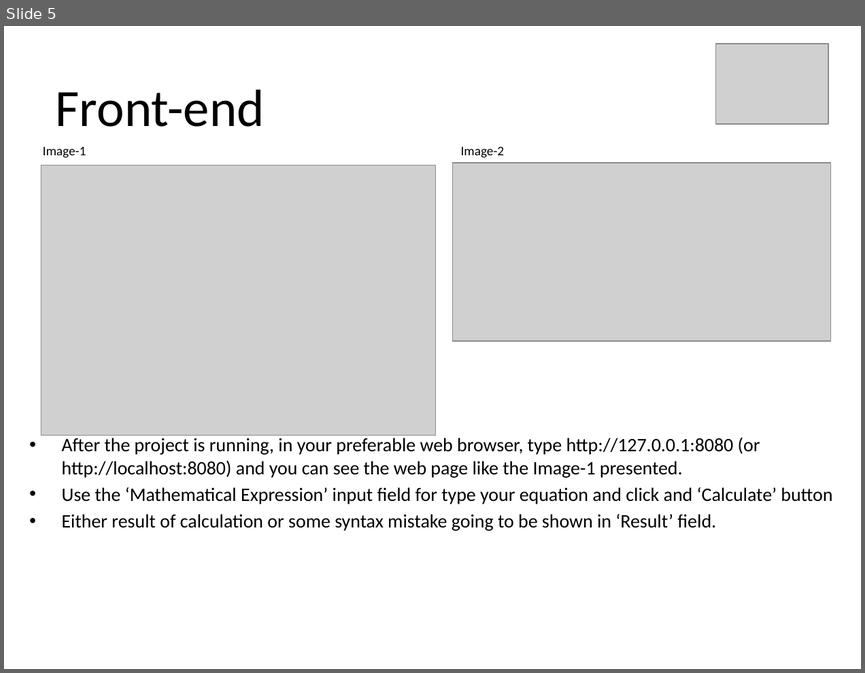
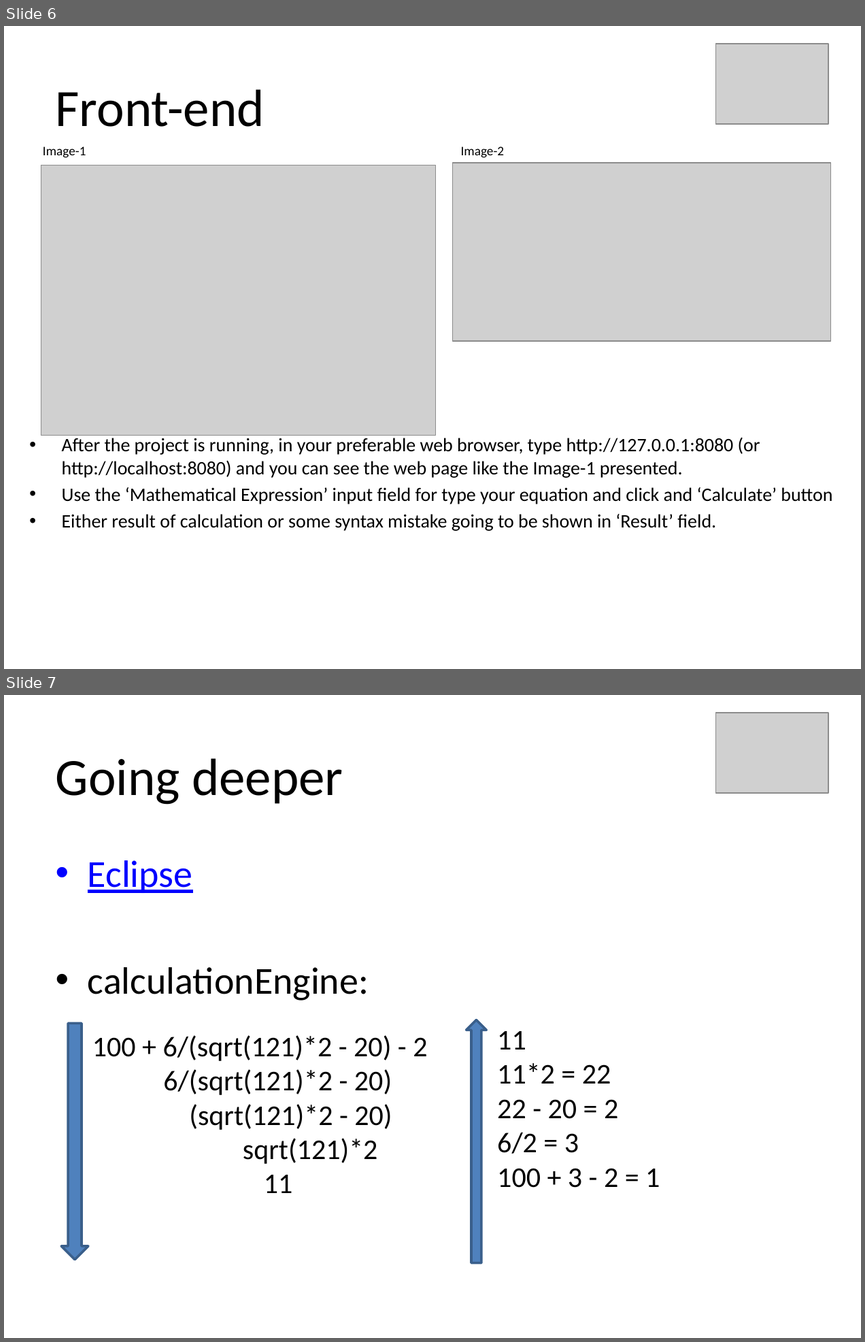
Before and after one commit to leonardocalil/ezo-assessment, a slide deck: Ezo-CalculatorProject.pptx. Shown one above the other, each under a label of ours: slide 5 before the commit, slides 6 and 7 after it. The pictures are 865x673 and 865x1342 pixels, drawn with LibreOffice and Linux fonts; fonts in the diff are those of the drawing; grey boxes stand for pictures. Boxes give left, top, right and bottom in pixels: in the first picture for what was removed or moved away, otherwise in the second. Text is boxed around its words. In the diff, an @@ line names an element or a change of style, - is before the commit and + after.

```diff
--- a/Ezo-CalculatorProject.pptx
+++ b/Ezo-CalculatorProject.pptx
@@ slide 7 added at bbox=[4, 695, 861, 1338], background #FFFFFF @@
@@ picture added at bbox=[716, 713, 828, 794] @@
@@ title added at bbox=[56, 758, 343, 804], 44 pt, text #000000 @@
+Going deeper
@@ text added at bbox=[88, 860, 368, 1000], 32 pt, text #000000 @@
+• Eclipse
+• calculationEngine:
@@ up arrow added at bbox=[466, 1020, 486, 1262], fill #4F81BD, outline #3A5F8C 2 pt @@
@@ down arrow added at bbox=[61, 1023, 88, 1259], fill #4F81BD, outline #3A5F8C 2 pt @@
@@ text added at bbox=[92, 1035, 427, 1193], 24 pt, text #000000 @@
+  100 + 6/(sqrt(121)*2 - 20) - 2
+  6/(sqrt(121)*2 - 20)
+  (sqrt(121)*2 - 20)
+  sqrt(121)*2
+  11
@@ text added at bbox=[497, 1031, 660, 1187], 24 pt, text #000000 @@
+  11
+  11*2 = 22
+  22 - 20 = 2
+  6/2 = 3
+  100 + 3 - 2 = 1
@@ what was slide 5 is now slide 6 @@
```
Also in this commit, not shown: 1 slide changed, 1 other slide added, 2 other files.
